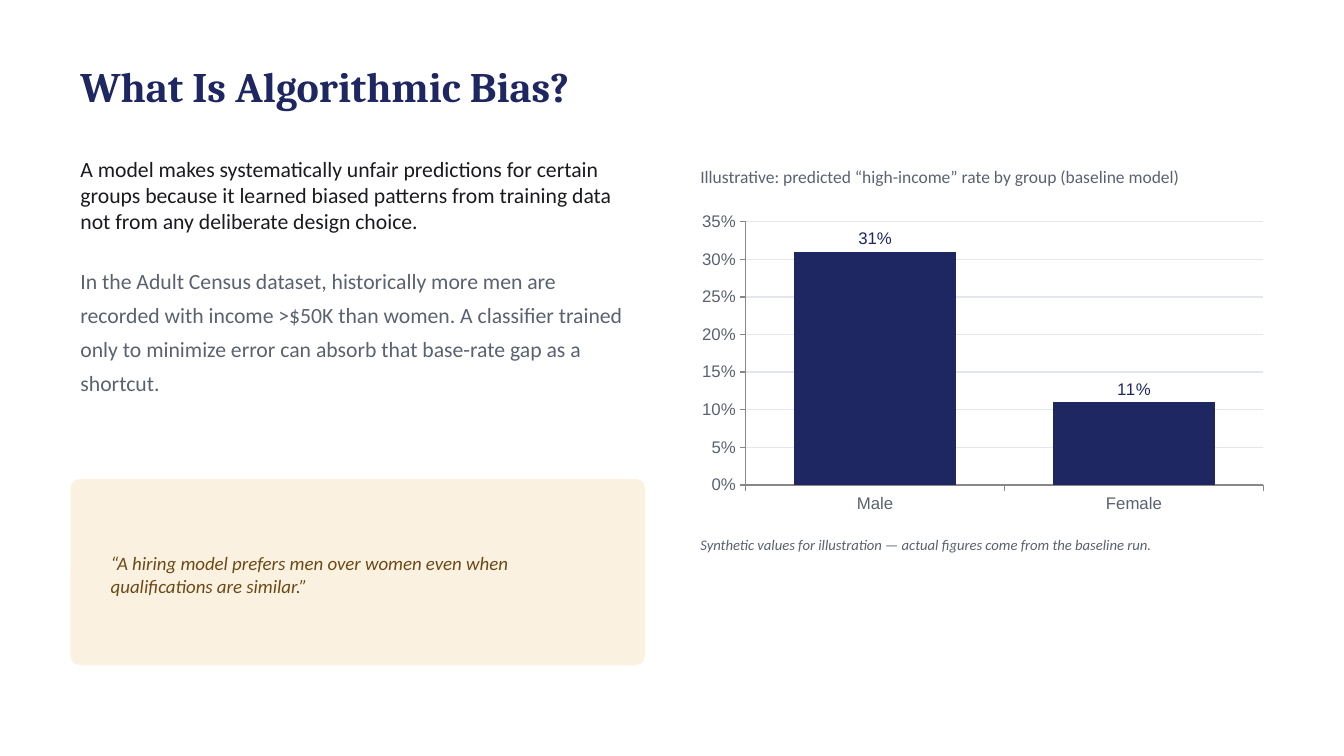
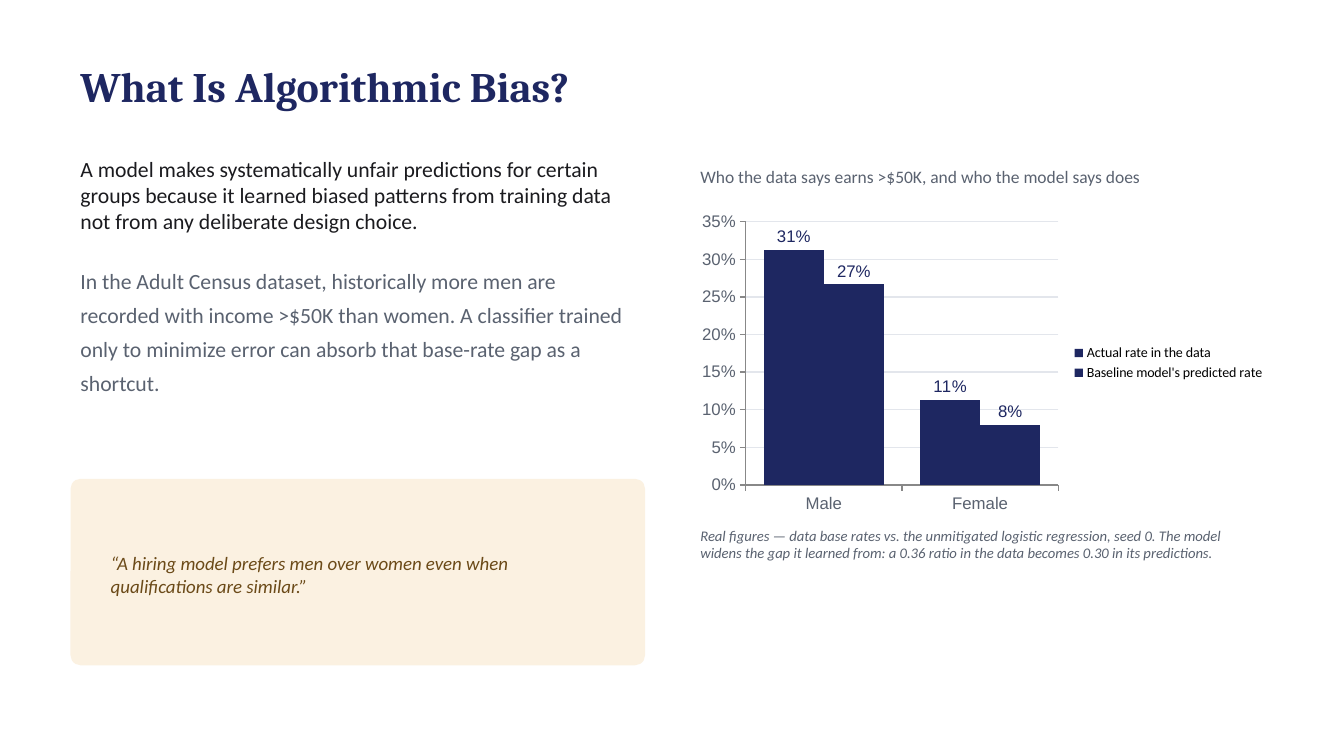
Before and after one commit to Dheirav/who-pays-for-fairness, a slide deck: slide 3 of bias_mitigation_plan.pptx. Drawn at 1344x756 pixels with LibreOffice and Linux fonts; fonts in the diff are those of the drawing. Boxes give left, top, right and bottom in pixels: in the first picture for what was removed or moved away, otherwise in the second. Text is boxed around its words. In the diff, an @@ line names an element or a change of style, - is before the commit and + after.

Commit message:
Upgrade deck to a results deck, add PDF report, multi-seed SHAP
Deck (12 -> 20 slides). Four factual problems fixed, each of which would have
been wrong in front of an audience:

* slides 3 and 12 carried charts captioned "Synthetic values for illustration"
  and "Illustrative shape only" -- both now plot real results. Slide 3 gains a
  second series so it shows what one series could not: the model's predicted
  gap is wider than the gap in the data it learned from.
* slide 11 credited aif360 for Prejudice Remover and Adversarial Debiasing.
  Both were implemented from their papers; the slide gave away the project's
  most substantial engineering.
* slide 5 claimed the model "is free to pick up a". It is not -- sex is not in
  the feature matrix. It reaches proxies, which is the sharper claim.
* the deck had no results at all. Eight slides added.

Both deliverables read every number from results/ at build time, so neither can
drift from the experiments the way hand-copied figures do.

New: scripts/build_deck.py, scripts/build_report.py, bias_mitigation_report.pdf
(10 pages, figures embedded, built with reportlab -- no markdown toolchain is
available in this environment).

Multi-seed SHAP, and a bug it exposed:

* run_shap wrote to one shared filename, so each seed silently overwrote the
  last and anything reading the result quoted whichever seed finished last.
  Now per-seed files plus an aggregator (--aggregate-only recombines without
  refitting).
* 5 seeds strengthen the finding rather than dissolving it. ExpGrad-DP raises
  proxy reliance 7.6% +/- 2.3, and its attribution to `relationship` by 151%
  with no overlap between the baseline and mitigated distributions in any seed.
* The mechanism is now precise: the constrained models move attribution OFF
  marital-status (max 89.5% sex-informative) ONTO relationship, whose
  Husband/Wife levels determine sex with certainty for 45.9% of the dataset.
  They do not stop using proxies; they relocate onto the best one.

Also fixed: the Pareto figure's three direct labels shared one hard-coded
offset, so they overprinted each other and the markers they annotate. That
figure appears in both deliverables.

```diff
--- a/bias_mitigation_plan.pptx
+++ b/bias_mitigation_plan.pptx
@@ text at box(700, 171, 1140, 186): text changed @@
-Illustrative: predicted “high-income” rate by group (baseline model)
+Who the data says earns >$50K, and who the model says does
@@ column chart at box(691, 207, 1275, 519) @@
-Series 1: 0.31, 0.11
+Actual rate in the data: 0.31, 0.11
+Baseline model's predicted rate: 0.27, 0.08
@@ legend changed @@
@@ text at box(700, 531, 1221, 561): text changed @@
-Synthetic values for illustration — actual figures come from the baseline run.
+Real figures — data base rates vs. the unmitigated logistic regression, seed 0. The model widens the gap it learned from: a 0.36 ratio in the data becomes 0.30 in its predictions.
```
Also in this commit, not shown: 3 other slides changed, 8 slides added, 26 other files.
